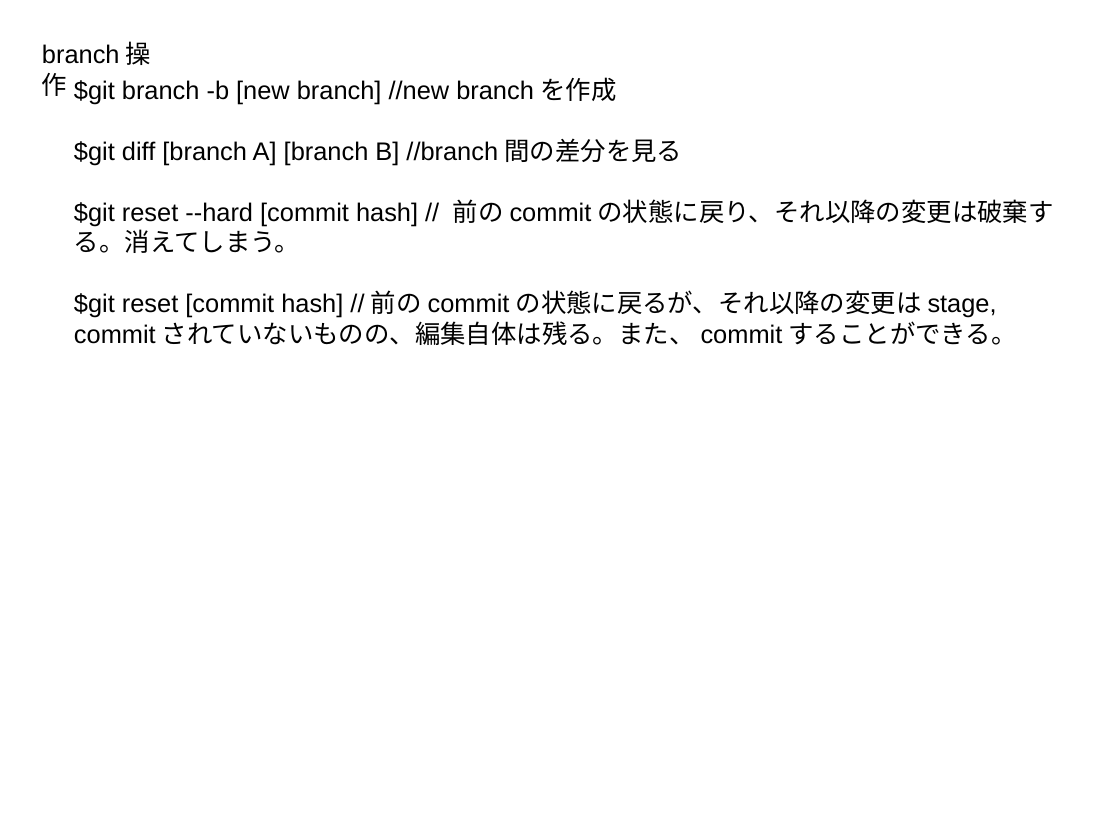
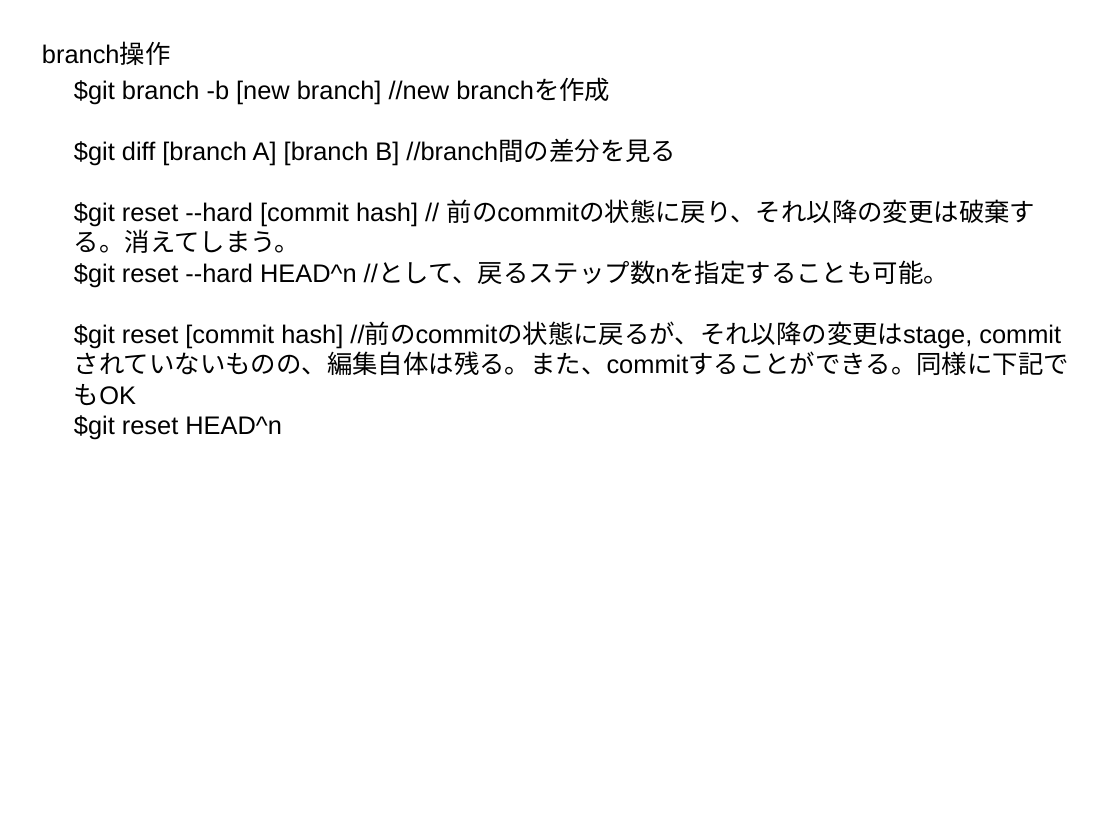
Before and after one commit to HiroumiTani/sample, a slide deck: slide 3 of how-to-git.odp. Drawn at 1120x840 pixels with LibreOffice and Linux fonts; fonts in the diff are those of the drawing. Boxes give left, top, right and bottom in pixels: in the first picture for what was removed or moved away, otherwise in the second. Text is boxed around its words. In the diff, an @@ line names an element or a change of style, - is before the commit and + after.

Commit message:
updated odp

```diff
--- a/how-to-git.odp
+++ b/how-to-git.odp
@@ text at [74, 261, 1069, 440]: text changed @@
-$git reset [commit hash] //前のcommitの状態に戻るが、それ以降の変更はstage, commitされていないものの、編集自体は残る。また、commitすることができる。
+$git reset --hard HEAD^n //として、戻るステップ数nを指定することも可能。
+$git reset [commit hash] //前のcommitの状態に戻るが、それ以降の変更はstage, commitされていないものの、編集自体は残る。また、commitすることができる。同様に下記でもOK
+$git reset HEAD^n
```
